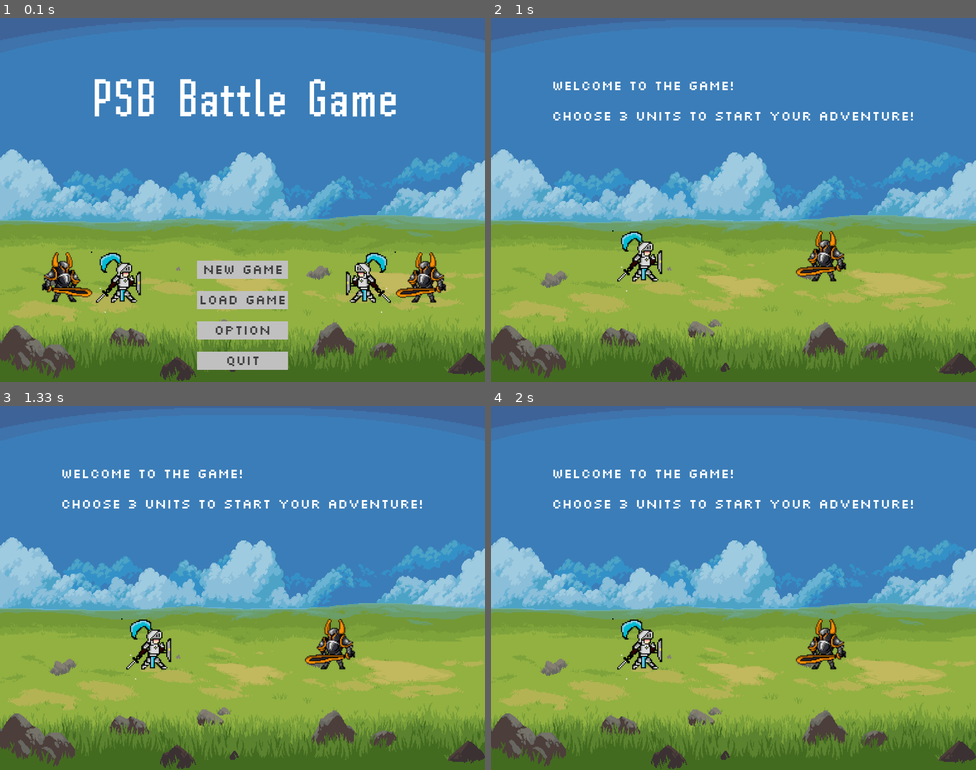
Above: before the commit, frames 1-4 (two rows, left to right).
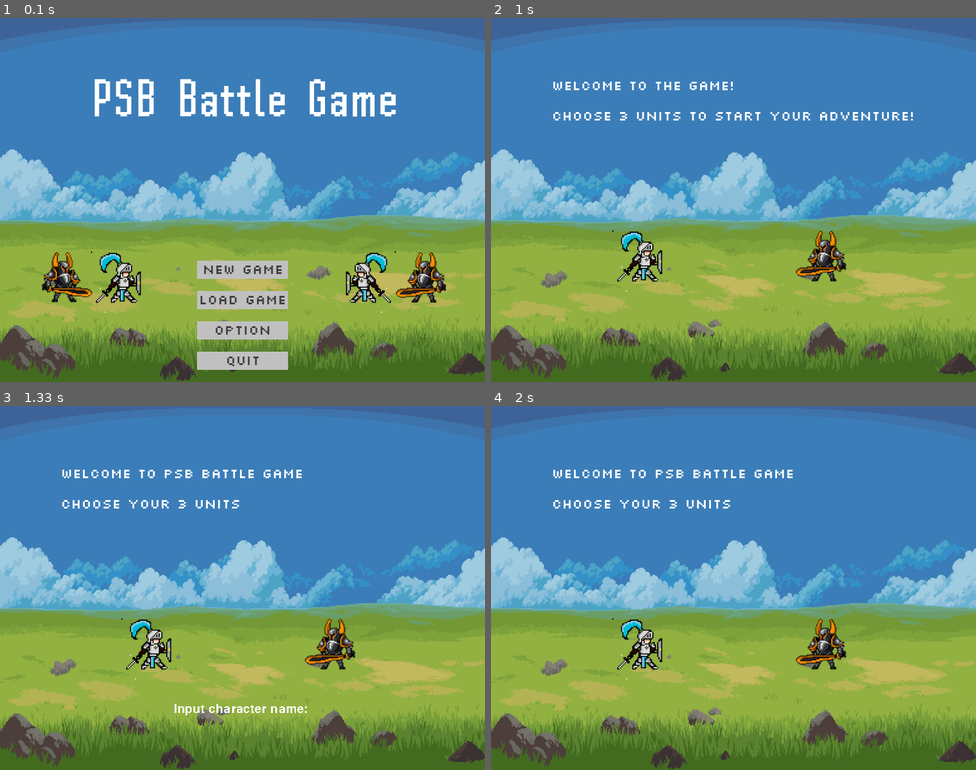
Above: after the commit, the same moments.

Repository: timothydillan/turnaround-battle-game
Game: pygame game, started from main.py
The game is run twice, just before and just after one commit, with the same random seed, the same clock (stepped at 60 frames per second) and the same inputs.
Inputs (mouse positions are in pixels of both pictures, inside the frame that each line leads up to):
- Up to frame 1 (0.1 s): no input
- Up to frame 2 (1 s): click "New Game" at 0.38 s
- Up to frame 3 (1.33 s): click (150, 649) at 1.22 s
- Up to frame 4 (2 s): tap Enter at 1.5 s

Frames 1-2 are identical in both runs. In frame 3, 1.2% of the frame differs, in the area x 26-87%, y 17-85%; in frame 4, 1.0%.

Commit message:
Input name

Diff:
--- a/setup.py
+++ b/setup.py
@@ -7,6 +7,8 @@
 pygame.mixer.pre_init(44100, -16, 2, 4096)
 pygame.init()
 screen = pygame.display.set_mode((800, 600))
+validChars = "`1234567890-=qwertyuiop[]\\asdfghjkl;'zxcvbnm,./"
+shiftChars = '~!@#$%^&*()_+QWERTYUIOP{}|ASDFGHJKL:"ZXCVBNM<>?'
 
 class Variables():
     #Declare variables in a class so that its easier to call and cleaner.
@@ -23,6 +25,7 @@
     tankerImg = pygame.image.load('images/tanker.png')
     warriorEnemyImg = pygame.image.load('images/warriorEnemy.png')
     tankerEnemyImg = pygame.image.load('images/tankerEnemy.png')
+    buttonImg = pygame.image.load('images/button.png')
     player1X = 150
     player1Y = 385
     player2X = 50
@@ -57,6 +60,28 @@
     if self.rect.collidepoint(mouse) == True:
       return True
 
+class TextBox(pygame.sprite.Sprite):
+    def __init__(self):
+        pygame.sprite.Sprite.__init__(self)
+        self.text = ""
+        self.font = pygame.font.Font(None, 30)
+        self.image = self.font.render('Input character name: ', False, Color.white)
+        self.rect = self.image.get_rect()
+
+    def AddChar(self, char):
+        global shiftDown
+        if char in validChars and not shiftDown:
+            self.text += char
+        elif char in validChars and shiftDown:
+            self.text += shiftChars[validChars.index(char)]
+        self.Update()
+
+    def Update(self):
+        old_rect_pos = self.rect.center
+        self.image = self.font.render(self.text, False, Color.white)
+        self.rect = self.image.get_rect()
+        self.rect.center = old_rect_pos
+
 def Title(text, x, y):
     #A function used for creating a title text.
     text = Variables.font.render(text, True, (255, 255, 255))
@@ -122,6 +147,11 @@
     text = Variables.fontText.render(text, True, (255, 255, 255))
     screen.blit(text, (x, y))
 
+textBox = TextBox()
+shiftDown = False
+textBox.rect.center = [400, 500]
+name = []
+
 def startScreen():
     #This function is used for the "click on anywhere" part of the game
     start = False
@@ -134,9 +164,58 @@
                 #Check if the user clicks anywhere and set the boolean to true
                 start = True
 
+
+def TextBox(font):
+    running = True
+    while running:
+        screen.blit(Variables.bgImage, [0, 0])
+        warriorButton = Button()
+        warriorButton.assignImage(Variables.warriorImg)
+        warriorButton.setCoords(200, 350)
+
+        tankButton = Button()
+        tankButton.assignImage(Variables.tankerEnemyImg)
+        tankButton.setCoords(500, 340)
+        warriorButton.drawButton(Variables.warriorImg)
+        tankButton.drawButton(Variables.tankerEnemyImg)
+
+        Dialog('Welcome to PSB Battle Game', 100, 100)
+        Dialog('Choose your 3 units', 100, 150)
+        screen.blit(textBox.image, textBox.rect)
+        pygame.display.update()
+        for e in pygame.event.get():
+            if e.type == pygame.QUIT:
+                running = False
+            if e.type == pygame.KEYUP:
+                if e.key in [pygame.K_RSHIFT, pygame.K_LSHIFT]:
+                    shiftDown = False
+            if e.type == pygame.KEYDOWN:
+                textBox.AddChar(pygame.key.name(e.key))
+                if e.key == pygame.K_SPACE:
+                    textBox.text += " "
+                    textBox.Update()
+                if e.key in [pygame.K_RSHIFT, pygame.K_LSHIFT]:
+                    shiftDown = True
+                if e.key == pygame.K_BACKSPACE:
+                    textBox.text = textBox.text[:-1]
+                    textBox.Update()
+                if e.key == pygame.K_RETURN or pygame.K_EN:
+                    if len(textBox.text) > 0:
+                        name.append(textBox.text)
+                        textBox.text = ""
+                        textBox.Update()
+                        running = False
+
 def gameLoop():
     #Start game by creating a new frame (by loading a bg image)
     screen.blit(Variables.bgImage, [0, 0])
+
+    '''#Create button
+    AttackButton = Button()
+    AttackButton.assignImage(Variables.buttonImg)
+    AttackButton.setCoords(200, 300) #coords depends
+    AttackButton.drawButton(Variables.buttonImg)
+    Dialog('ATTACK', 300, 200) #coords depends'''
 
     #Declare units as buttons so that users can pick them.
     warriorButton = Button()
@@ -182,6 +261,8 @@
                   warriorText = Variables.fontText.render('%d Warrior' % (warriorChoice,), 1, (255, 255, 255))
                   #make a click sound so the user knows that they've clicked on the button
                   clickSound()
+                  #ask user to input name
+                  TextBox(pygame.font.Font(None, 30))
                 #now check if the tankbutton is pressed by the mouse
                 if tankButton.pressed(mouse) == True:
                   #add tankChoice by 1 to make sure that the loop stops if the units reaches 3.
@@ -191,6 +272,8 @@
                   tankerText = Variables.fontText.render('%d Tanker' % (tankChoice,), 1, (255, 255, 255))
                   #make a click sound so the user knows that they've clicked on the button
                   clickSound()
+                  # ask user to input name
+                  TextBox(pygame.font.Font(None, 30))
     #after the loop ends, create a new frame
     screen.blit(Variables.bgImage, [0, 0])
     Dialog("CLICK ANYWHERE TO CONTINUE...", 100, 100)
Binary file added: images/button.png
